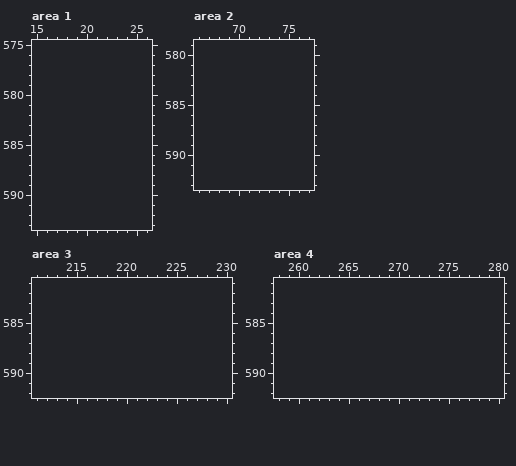
Pixel-art file, stored at res/textures/textures.aseprite. That is the earlier state.
624x560 pixels, 1 frame. Pixels under 10% opacity are left out. Colours within 5 levels of each other are drawn and written as one. Shown: area 1: x 15..26, y 575..593; area 2: x 66..77, y 579..593; area 3: x 211..230, y 581..592; area 4: x 258..280, y 581..592. The old version is drawn lined up with the new one, on the new canvas. The commit also changed other parts of the picture, which this record leaves out.
New version:
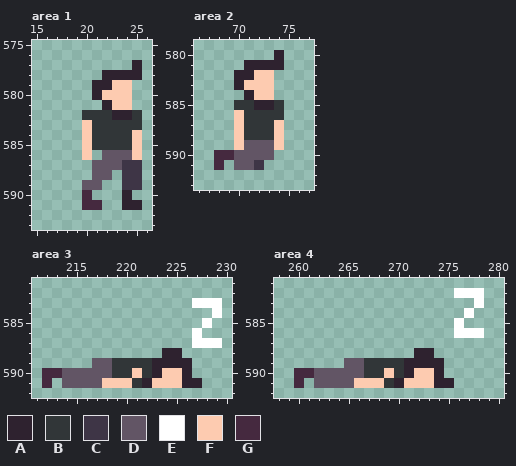
Palette (. is transparent): A #2e222f  B #313638  C #3e3546  D #625565  E #ffffff  F #fdcbb0  G #45293f
What changed:
canvas 624x560 -> 624x608
Area 1:
The author put colour A in row 577 at x 25; in row 578 at x 22 to 25; in row 579 at x 21 to 22; in row 580 at x 21; in row 581 at x 22; in row 582 at x 23 to 24.
The author put colour A in row 590 at x 24; in row 591 at x 24 to 25.
The author put colour B in row 582 at x 20 to 22 and 25; in row 583 at x 21 to 25; in rows 584 to 585 at x 21 to 24.
The author put colour C in rows 587 to 589 at x 24 to 25.
The author put colour D in row 586 at x 22 to 24; in row 587 at x 21 to 23; in row 588 at x 21 to 22; in row 589 at x 20 to 21.
The author put colour F in row 579 at x 23 to 24; in row 580 at x 22 to 24; in row 581 at x 23 to 24; in row 583 at x 20; in rows 584 to 586 at x 20 and 25.
The author put colour G in row 590 at x 20; in row 591 at x 20 to 21.
Area 2:
The author put colour A in row 580 at x 74; in row 581 at x 71 to 74; in row 582 at x 70 to 71; in row 583 at x 70; in row 584 at x 71; in row 585 at x 72 to 73.
The author put colour B in row 585 at x 70 to 71 and 74; in row 586 at x 71 to 74; in rows 587 to 588 at x 71 to 73.
The author put colour C in row 591 at x 72.
The author put colour D in row 589 at x 71 to 73; in row 590 at x 70 to 73; in row 591 at x 70 to 71.
The author put colour F in row 582 at x 72 to 73; in row 583 at x 71 to 73; in row 584 at x 72 to 73; in row 586 at x 70; in rows 587 to 589 at x 70 and 74.
The author put colour G in row 590 at x 68 to 69; in row 591 at x 68.
Area 3:
The author put colour A in row 588 at x 224 to 225; in row 589 at x 223 to 226; in row 590 at x 223 and 226; in row 591 at x 222 and 226 to 227.
The author put colour B in row 589 at x 219 to 222; in row 590 at x 219 to 220 and 222; in row 591 at x 221.
The author put colour D in row 589 at x 217 to 218; in row 590 at x 214 to 218; in row 591 at x 214 to 217.
The author put colour E in row 583 at x 227 to 229; in row 584 at x 229; in row 585 at x 228; in row 586 at x 227; in row 587 at x 227 to 229.
The author put colour F in row 590 at x 221 and 224 to 225; in row 591 at x 218 to 220 and 223 to 225.
The author put colour G in row 590 at x 212 to 213; in row 591 at x 212.
Area 4:
The author put colour A in row 588 at x 272 to 273; in row 589 at x 271 to 274; in row 590 at x 271 and 274; in row 591 at x 270 and 274 to 275.
The author put colour B in row 589 at x 267 to 270; in row 590 at x 267 to 268 and 270; in row 591 at x 269.
The author put colour D in row 589 at x 265 to 266; in row 590 at x 262 to 266; in row 591 at x 262 to 265.
The author put colour E in row 582 at x 276 to 278; in row 583 at x 278; in row 584 at x 277; in row 585 at x 276; in row 586 at x 276 to 278.
The author put colour F in row 590 at x 269 and 272 to 273; in row 591 at x 266 to 268 and 271 to 273.
The author put colour G in row 590 at x 260 to 261; in row 591 at x 260.
Changed places in both pictures, as pixel boxes (x1, y1, x2, y2):
added: (82, 60, 142, 210)
added: (214, 50, 284, 170)
added: (42, 298, 222, 388)
added: (294, 288, 484, 388)
